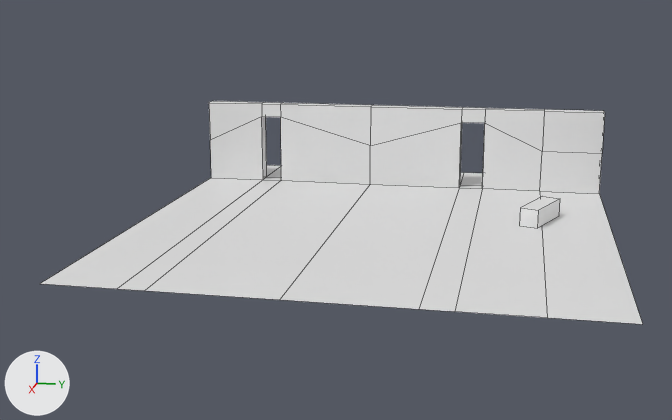
The Blender file Assets/3D Models/Interiors/Interiors.blend: old version first, new version second.
Both versions are drawn from a 50 mm camera at (101.1, 15.2, 25.4) aimed at (4.9, -4.0, 1.4). The axes (+X, +Y, +Z) are drawn at lower left. The lights are the same throughout. Mesh edges are drawn as thin lines.

Before the edit, the objects in view are built like this:
```python
me_plane = bpy.data.meshes.new('Plane')
me_plane.from_pydata(...)  # 72 vertices, 59 faces; spans x -24.0..29.6, y -24.0..24.0, z 0.0..10.0
# faces by material slot: [4, 2, 53]
me_plane.materials.append(mat_container)  # white #e7e7e7
me_plane.materials.append(mat_crate)  # white #e7e7e7
me_plane.materials.append(mat_floors_and_walls)  # its picture is missing
ob_plane = bpy.data.objects.new('Plane', me_plane)
ob_plane.location = (0.0, 0.0, 0.0)
ob_plane.scale = (1.04, 1.04, 1.0)
```
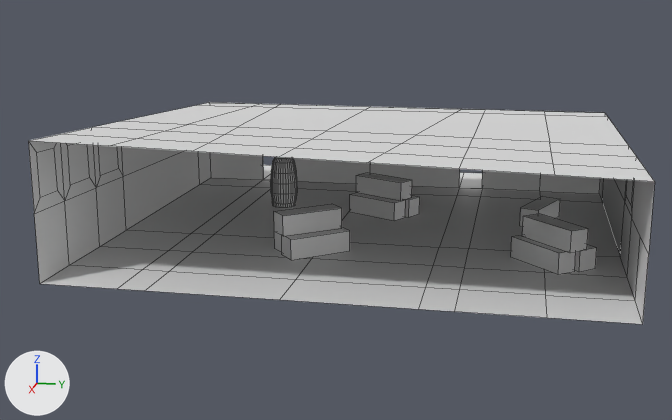
Boxes [x1, y1, x2, y2] around the edits, measured in the pictures (672 x 420 px):
'Plane', reshaped
    before: [40, 101, 643, 324]
    after: [28, 102, 655, 324]
part 1 of me_plane, added
    after: [511, 235, 576, 275]
part 2 of me_plane, added
    after: [522, 214, 588, 253]
part 3 of me_plane, added
    after: [575, 245, 597, 272]
part 4 of me_plane, added
    after: [274, 232, 282, 252]
part 5 of me_plane, added
    after: [274, 204, 342, 236]
part 6 of me_plane, added
    after: [282, 228, 350, 260]
part 7 of me_plane, added
    after: [405, 195, 420, 217]
part 8 of me_plane, added
    after: [356, 173, 412, 200]
part 9 of me_plane, added
    after: [350, 193, 406, 221]
part 10 of me_plane, added
    after: [270, 157, 297, 208]
part 11 of me_plane, built on
    before: [209, 101, 605, 113]
    after: [28, 102, 655, 324]
part 12 of me_plane, shading changed
    both: [520, 197, 560, 226]
part 13 of me_plane, recoloured
    before: [209, 103, 605, 194]
    after: [210, 153, 600, 194]

Diff of the bpy script that builds the scene:
```diff
--- a/Assets/3D Models/Interiors/Interiors.blend.py
+++ b/Assets/3D Models/Interiors/Interiors.blend.py
@@ mat_walls @@
+mat_walls = principled_material('Walls')
+mat_walls.base_color = (0.8, 0.8, 0.8)  # white #e7e7e7
@@ me_plane @@
 # used by ob_plane; location = (0.0, 0.0, 0.0); scale = (1.04, 1.04, 1.0)
-me_plane.from_pydata(...)  # 72 vertices, 59 faces; spans x -24.0..29.6, y -24.0..24.0, z 0.0..10.0
+me_plane.from_pydata(...)  # 466 vertices, 398 faces; spans x -24.0..29.6, y -24.0..24.0, z 0.0..12.5
+# me_plane part 1: the loose piece of 8 vertices spanning x -3.2..3.2, y 15.0..19.0, z 0.0..2.0 is copied, and the copy is turned -116.7 degrees about the z axis through its middle, then moved by (15.7, 0.0, 0.0); it spans x 12.8..18.7, y 14.3..19.7, z 0.0..2.0
+# me_plane part 2: the loose piece of 8 vertices spanning x -3.2..3.2, y 15.0..19.0, z 0.0..2.0 is copied, and the copy is turned -116.7 degrees about the z axis through its middle, then moved by (15.5, 0.9, 2.0); it spans x 12.6..18.4, y 15.2..20.7, z 2.0..4.0
+# me_plane part 3: the loose piece of 8 vertices spanning x -3.2..3.2, y 15.0..19.0, z 0.0..2.0 is copied, and the copy is turned -116.7 degrees about the z axis through its middle, then moved by (14.5, 1.8, 0.0); it spans x 11.6..17.5, y 16.1..21.5, z 0.0..2.0
+# me_plane part 4: the loose piece of 8 vertices spanning x -3.2..3.2, y 15.0..19.0, z 0.0..2.0 is copied, and the copy is turned 152.4 degrees about the z axis through its middle, then moved by (14.3, -21.7, 0.0); it spans x 11.6..17.1, y -7.6..-1.7, z 0.0..2.0
+# me_plane part 5: the loose piece of 8 vertices spanning x -3.2..3.2, y 15.0..19.0, z 0.0..2.0 is copied, and the copy is turned 152.4 degrees about the z axis through its middle, then moved by (15.3, -21.4, 2.0); it spans x 12.6..18.0, y -7.4..-1.5, z 2.0..4.0
+# me_plane part 6: the loose piece of 8 vertices spanning x -3.2..3.2, y 15.0..19.0, z 0.0..2.0 is copied, and the copy is turned 152.4 degrees about the z axis through its middle, then moved by (16.2, -20.5, 0.0); it spans x 13.5..18.9, y -6.4..-0.5, z 0.0..2.0
+# me_plane part 7: the loose piece of 8 vertices spanning x -3.2..3.2, y 15.0..19.0, z 0.0..2.0 is copied, and the copy is turned 82.9 degrees about the z axis through its middle, then moved by (-1.2, -15.9, 0.0); it spans x -3.5..1.1, y -2.0..4.2, z 0.0..2.0
+# me_plane part 8: the loose piece of 8 vertices spanning x -3.2..3.2, y 15.0..19.0, z 0.0..2.0 is copied, and the copy is turned 82.9 degrees about the z axis through its middle, then moved by (-0.6, -16.7, 2.0); it spans x -3.0..1.7, y -2.8..3.4, z 2.0..4.0
+# me_plane part 9: the loose piece of 8 vertices spanning x -3.2..3.2, y 15.0..19.0, z 0.0..2.0 is copied, and the copy is turned 82.9 degrees about the z axis through its middle, then moved by (0.6, -17.2, 0.0); it spans x -1.8..2.9, y -3.3..2.9, z 0.0..2.0
+# me_plane part 10: a new loose piece of 224 vertices spanning x -3.1..-0.1, y -12.6..-9.6, z 0.0..5.7, in mat_barrels (white #e7e7e7)
+# me_plane part 11: 24 vertices moved from x -16.3, y -24.0..24.0, z 0.0..10.0 to x -14.8..-10.1, y -24.0..24.0, z 0.0..10.2; 98 vertices added at x -14.8..29.6, y -24.0..24.0, z 0.0..12.5
+# me_plane part 12: 43 kept faces spanning x -24.0..3.2, y -24.0..24.0, z 0.0..10.2 are now shaded smooth
+# me_plane part 13: 28 faces spanning x -14.8..-10.1, y -24.0..24.0, z 0.0..10.2 switch from mat_floors_and_walls (its picture is missing) to mat_walls (white #e7e7e7)
 me_plane.materials.append(mat_container)
 me_plane.materials.append(mat_crate)
+me_plane.materials.append(mat_barrels)  # white #e7e7e7
```
